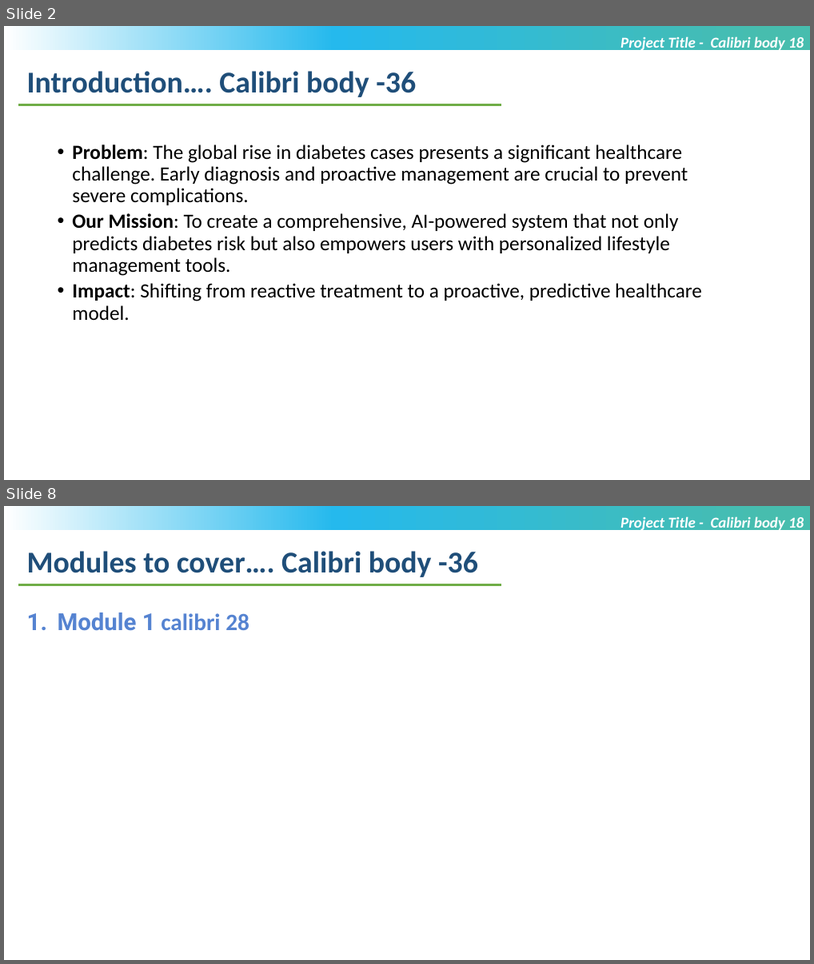
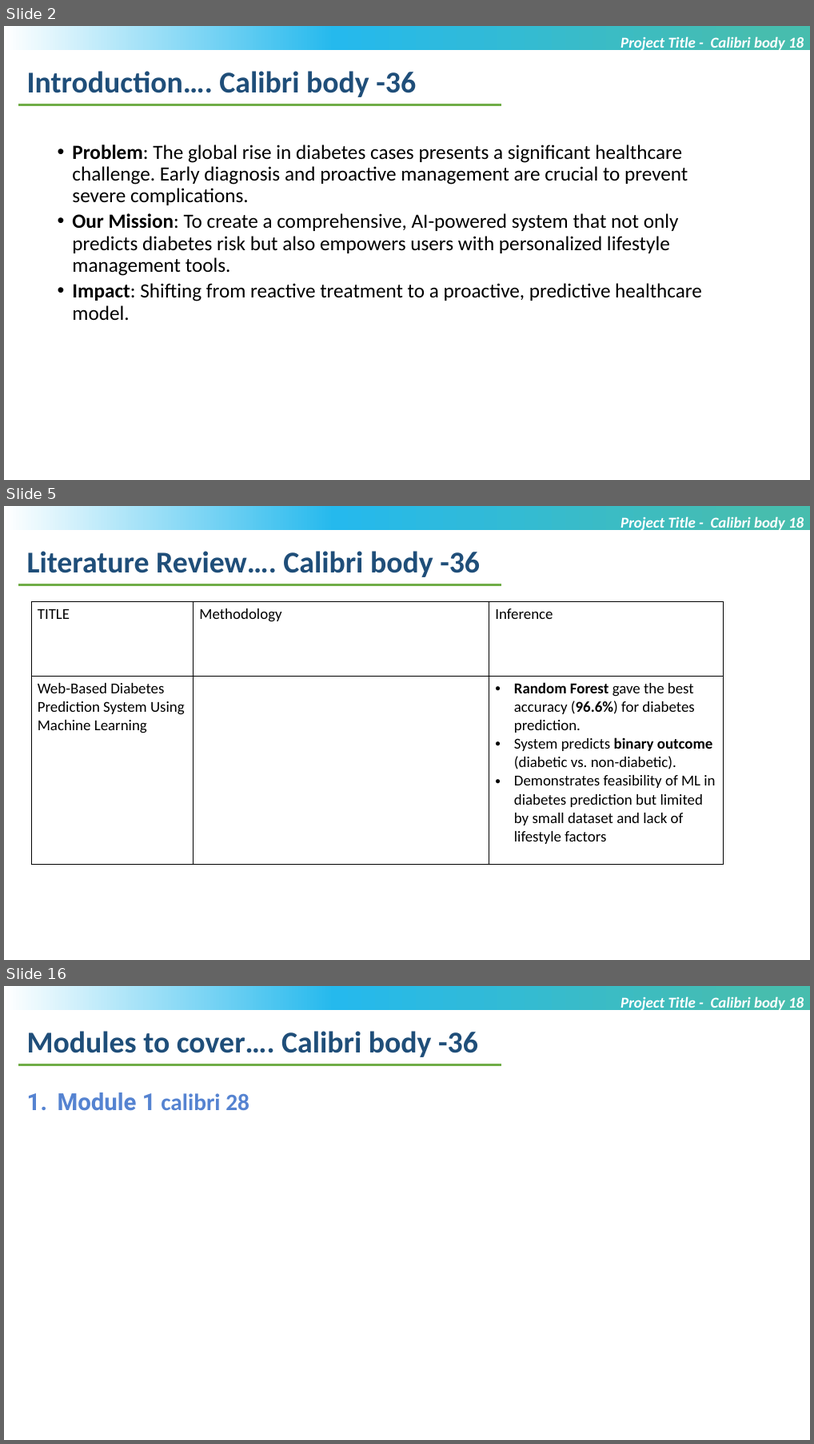
Before and after one commit to Nivyasreec/files, a slide deck: MTech_Project_PPTltim.pptx. Shown one above the other, each under a label of ours: slides 2 and 8 before the commit, slides 2, 5 and 16 after it; the slides between them are not shown. The pictures are 814x964 and 814x1444 pixels, drawn with LibreOffice and Linux fonts; fonts in the diff are those of the drawing; background and template pictures are left out. Boxes give left, top, right and bottom in pixels: in the first picture for what was removed or moved away, otherwise in the second. Text is boxed around its words. In the diff, an @@ line names an element or a change of style, - is before the commit and + after.

```diff
--- a/MTech_Project_PPTltim.pptx
+++ b/MTech_Project_PPTltim.pptx
@@ slide 5 added at [4,506,810,960], background #FFFFFF; not listed: 1 template element that a slide beside it also shows @@
@@ text added at [621,516,804,532], 18 pt, text #FFFFFF, bold, italic @@
+Project Title - Calibri body 18
@@ text added at [27,551,480,577], 36 pt, text #1F4E79, bold @@
+Literature Review…. Calibri body -36
@@ line added from (18, 584) to (502, 584), #70AD47 2.25 pt @@
@@ table added at [31,601,723,864], 2 rows, 3 columns @@
+TITLE | Methodology | Inference
+Web-Based Diabetes Prediction System Using Machine Learning |  | Random Forest gave the best accuracy (96.6%) for diabetes prediction. / System predicts binary outcome (diabetic vs. non-diabetic). / Demonstrates feasibility of ML in diabetes prediction but limited by small dataset and lack of lifestyle factors
@@ what was slide 8 is now slide 16 @@
```
Also in this commit, not shown: 3 slides changed, 9 other slides added, 2 slides removed.
